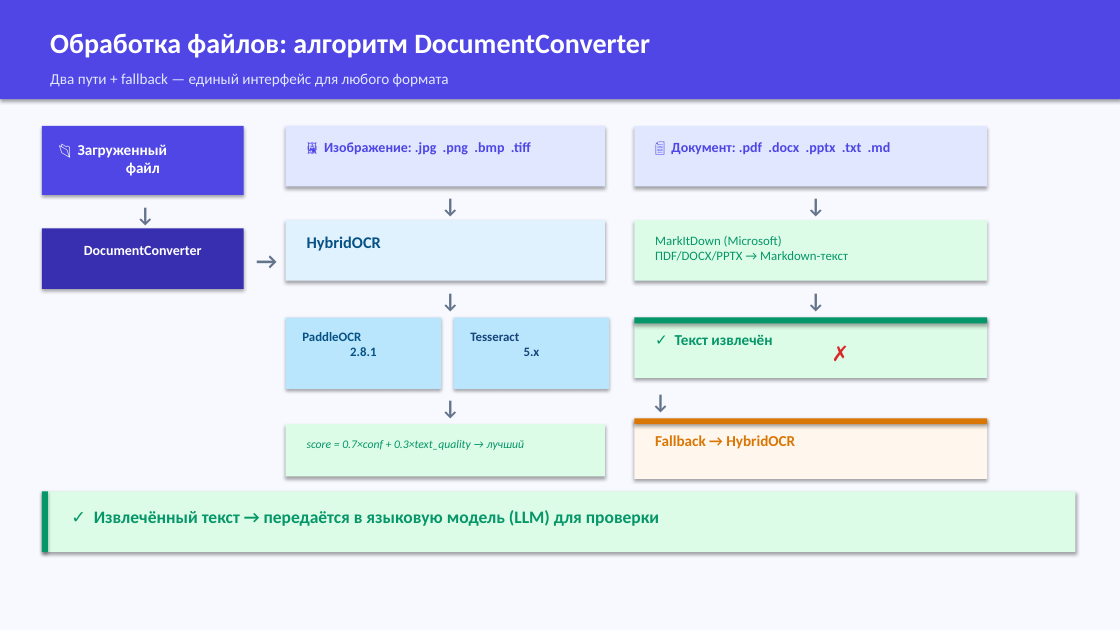
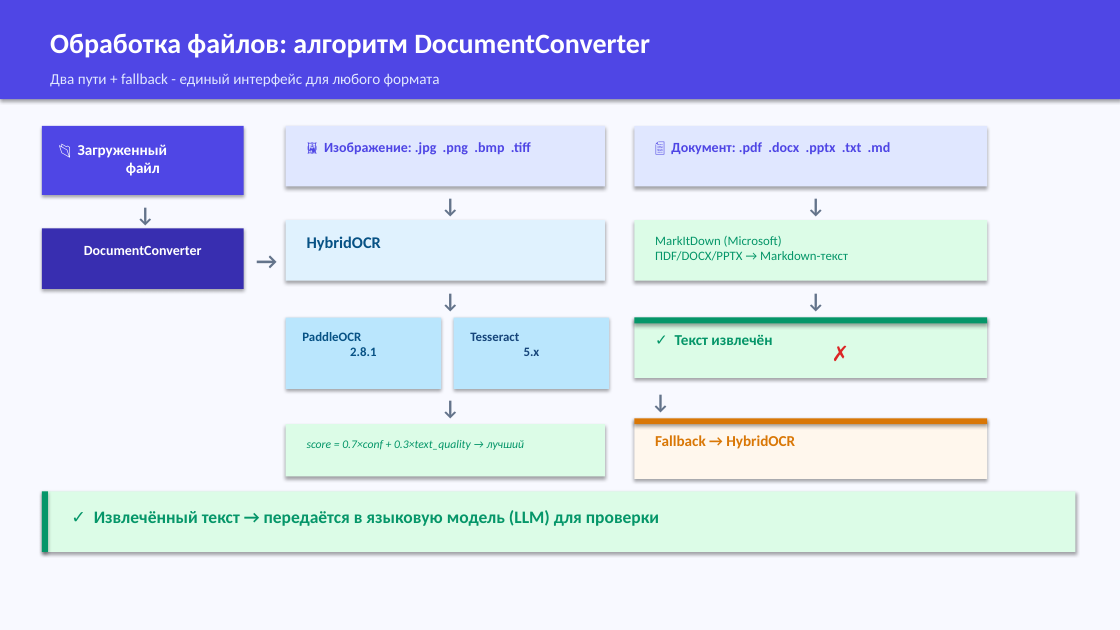
Before and after one commit to KatyaDolgova/russian-handwriting-checker, a slide deck: slide 8 of russian-handwriting-checker-new/RusYazyk_AI_v2.pptx. Drawn at 1120x630 pixels with LibreOffice and Linux fonts; fonts in the diff are those of the drawing. Boxes give left, top, right and bottom in pixels: in the first picture for what was removed or moved away, otherwise in the second. Text is boxed around its words. In the diff, an @@ line names an element or a change of style, - is before the commit and + after.

```diff
--- a/russian-handwriting-checker-new/RusYazyk_AI_v2.pptx
+++ b/russian-handwriting-checker-new/RusYazyk_AI_v2.pptx
@@ text at [50,73,440,87]: text changed @@
-Два пути + fallback — единый интерфейс для любого формата
+Два пути + fallback - единый интерфейс для любого формата
```
Also in this commit, not shown: 15 other slides changed, 8 other files.
